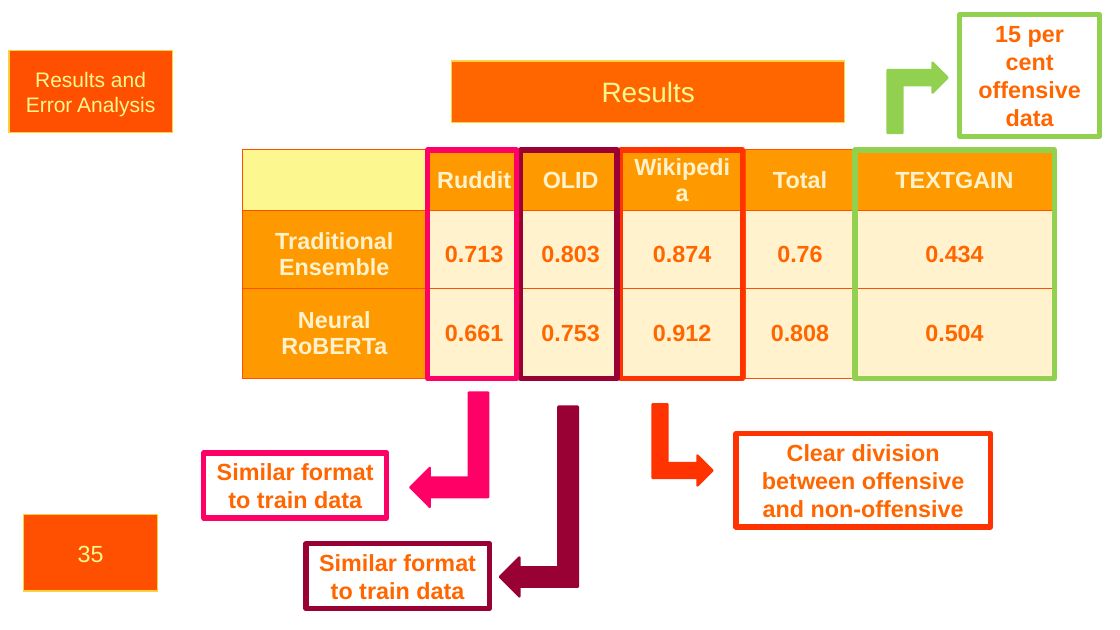
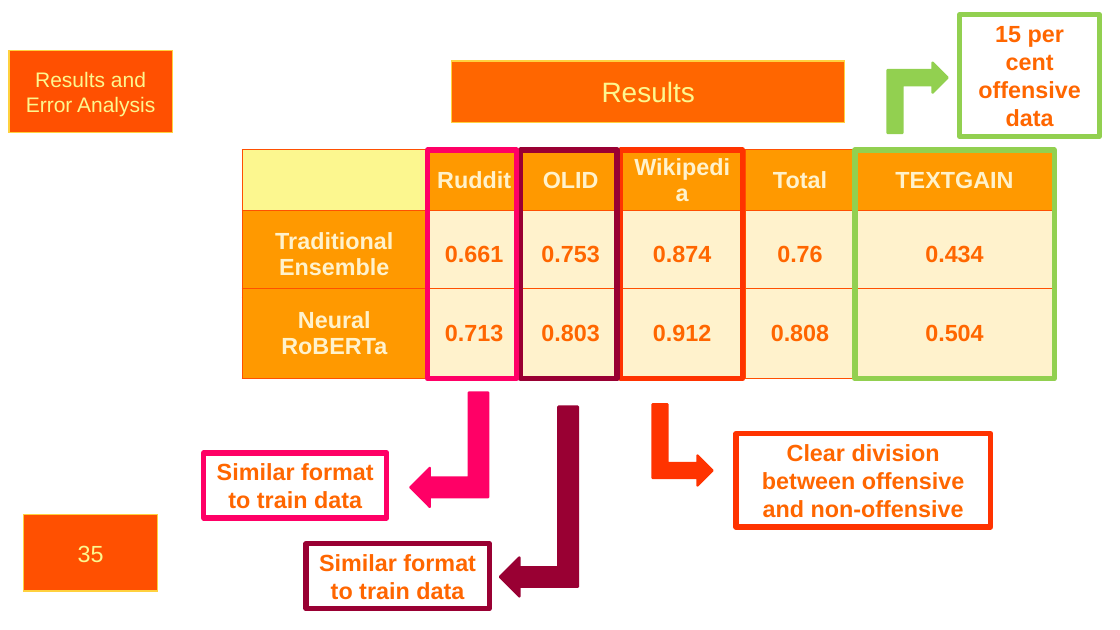
Before and after one commit to SiebeBrouwer/NLP_Group2_StillProcessing, a slide deck: slide 35 of NLP_Project_Presentation.pptx. Drawn at 1120x630 pixels with LibreOffice and Linux fonts; fonts in the diff are those of the drawing; background and template pictures are left out. Boxes give left, top, right and bottom in pixels: in the first picture for what was removed or moved away, otherwise in the second. Text is boxed around its words. In the diff, an @@ line names an element or a change of style, - is before the commit and + after.

```diff
--- a/NLP_Project_Presentation.pptx
+++ b/NLP_Project_Presentation.pptx
@@ table at (242,150,1054,280) @@
-row 2, column 2: 0.713
+row 2, column 2: 0.661
-row 2, column 3: 0.803
+row 2, column 3: 0.753
@@ table at (242,289,1054,379) @@
-row 1, column 2: 0.661
+row 1, column 2: 0.713
-row 1, column 3: 0.753
+row 1, column 3: 0.803
```
Also in this commit, not shown: 2 other slides changed.
